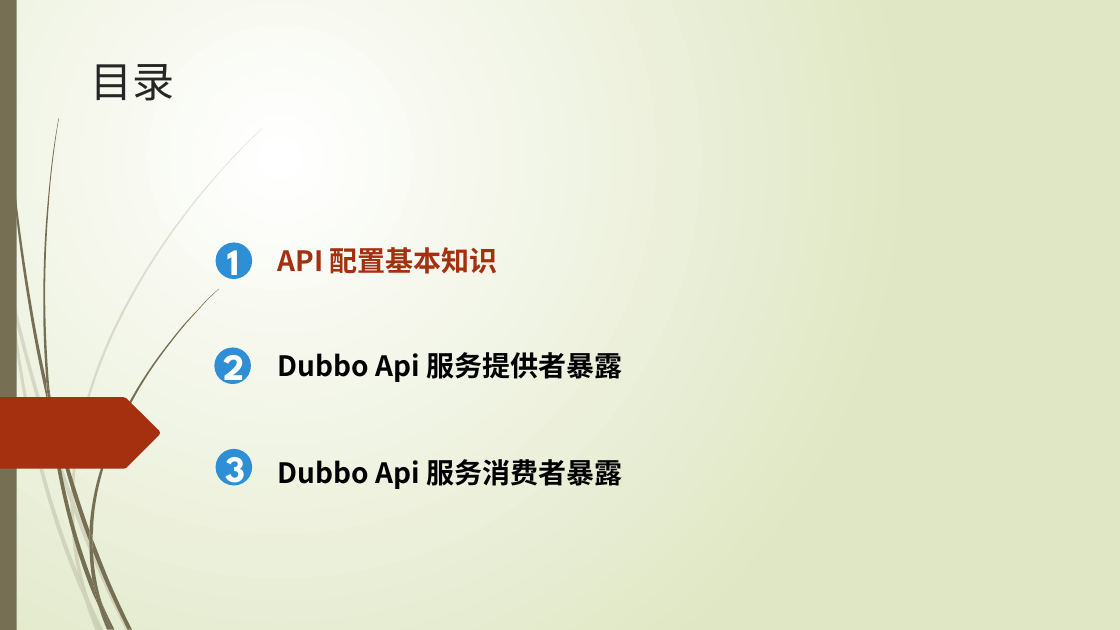
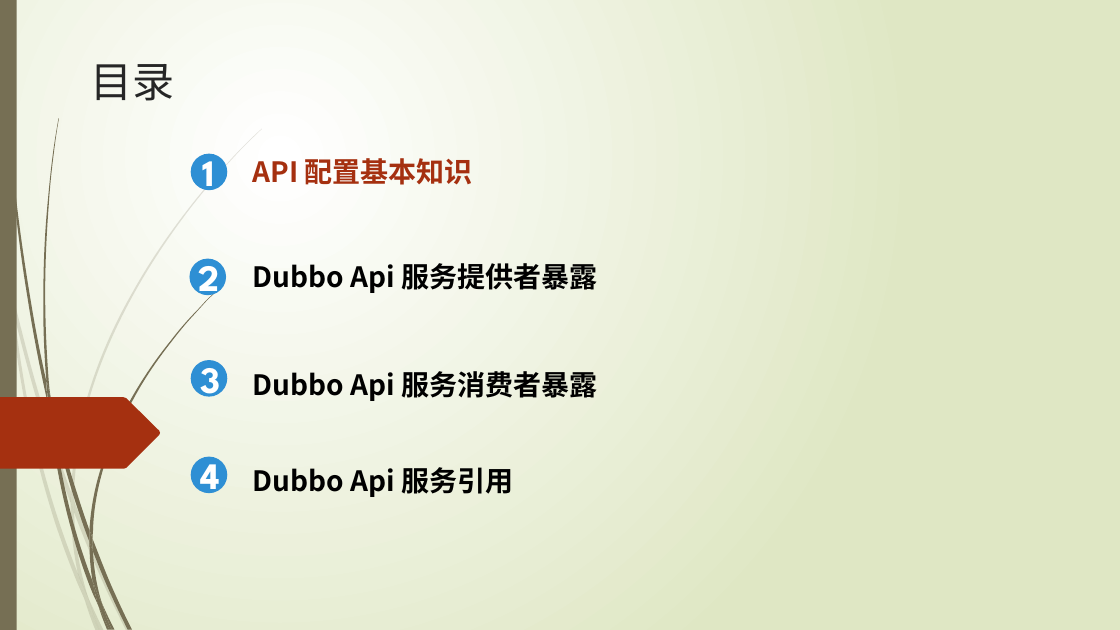
Before and after one commit to ityongman/Source_code_from-entry_to_giveup, a slide deck: slide 2 of dubbo/Dubbo 分析之API配置 v1.0 (二).pptx. Drawn at 1120x630 pixels with LibreOffice and Linux fonts; fonts in the diff are those of the drawing. Boxes give left, top, right and bottom in pixels: in the first picture for what was removed or moved away, otherwise in the second. Text is boxed around its words. In the diff, an @@ line names an element or a change of style, - is before the commit and + after.

Commit message:
添加dubbo服务暴露，引用对应解析ppt及图

```diff
--- a/dubbo/Dubbo 分析之API配置 v1.0 (二).pptx
+++ b/dubbo/Dubbo 分析之API配置 v1.0 (二).pptx
@@ 6 texts, 3 ellipses: place and size @@
-6 texts, 3 ellipses at (214, 242, 622, 489)
+6 texts, 3 ellipses at (190, 153, 597, 401)
@@ ellipse added at (191, 457, 228, 494), fill #2E8FD4 @@
@@ text added at (200, 456, 220, 493), 32 pt, text #FFFFFF, bold @@
+4
@@ text added at (253, 467, 513, 497), 24 pt, text #000000, bold @@
+Dubbo Api 服务引用
```
Also in this commit, not shown: 5 other slides changed, 5 slides added, 6 other files.
